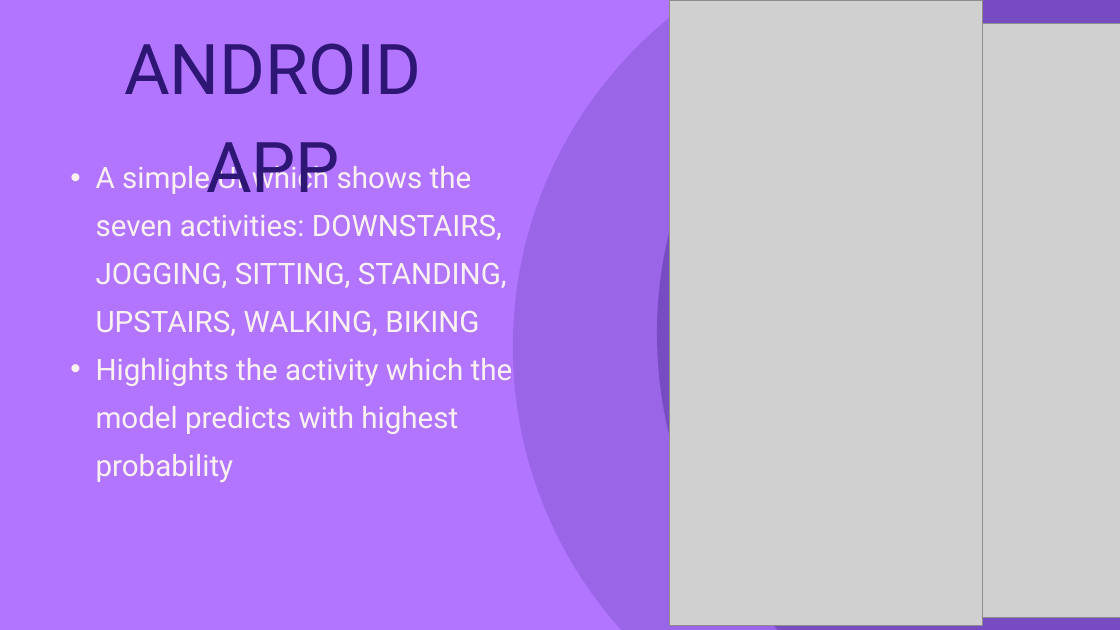
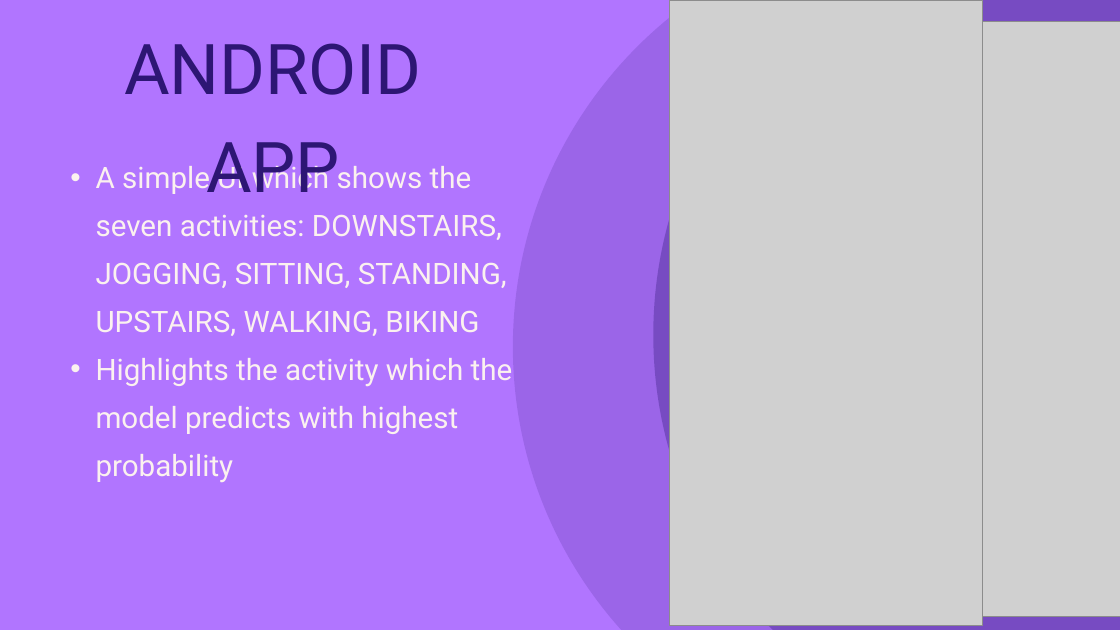
Before and after one commit to aditi17goel/ActivityRecognition, a slide deck: slide 12 of HAR.pptx. Drawn at 1120x630 pixels with LibreOffice and Linux fonts; fonts in the diff are those of the drawing; grey boxes stand for pictures. Boxes give left, top, right and bottom in pixels: in the first picture for what was removed or moved away, otherwise in the second. Text is boxed around its words. In the diff, an @@ line names an element or a change of style, - is before the commit and + after.

```diff
--- a/HAR.pptx
+++ b/HAR.pptx
@@ freeform shape at [654, 0, 1120, 630]: outline redrawn @@
@@ picture: place and size @@
-picture at [881, 23, 1120, 617]
+picture at [887, 22, 1120, 616]
```
Also in this commit, not shown: 1 other slide changed, 4 other files.
